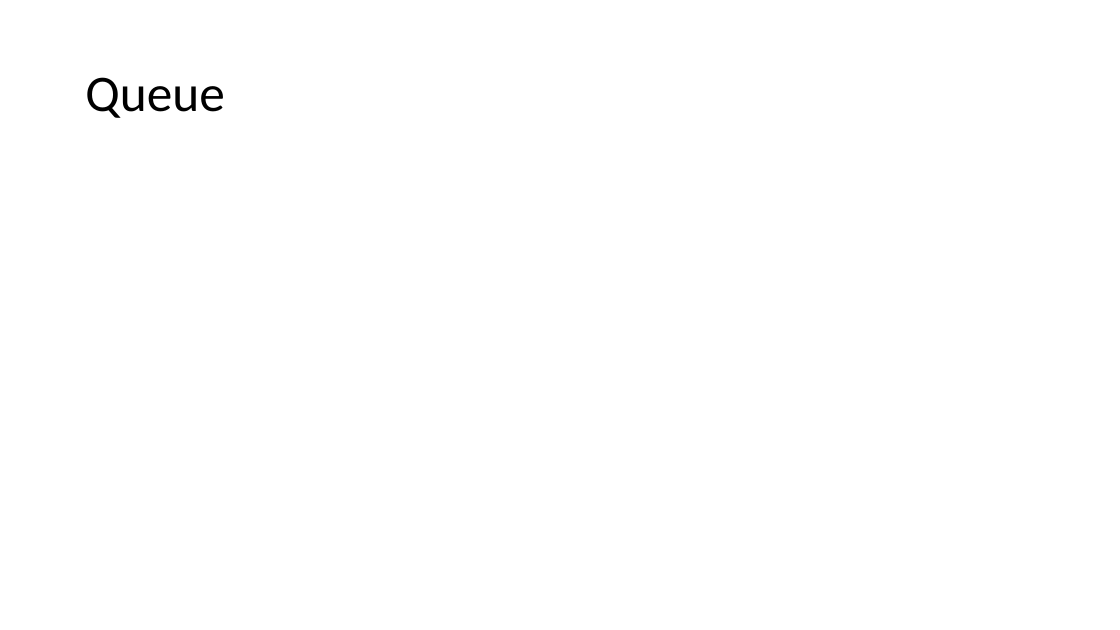
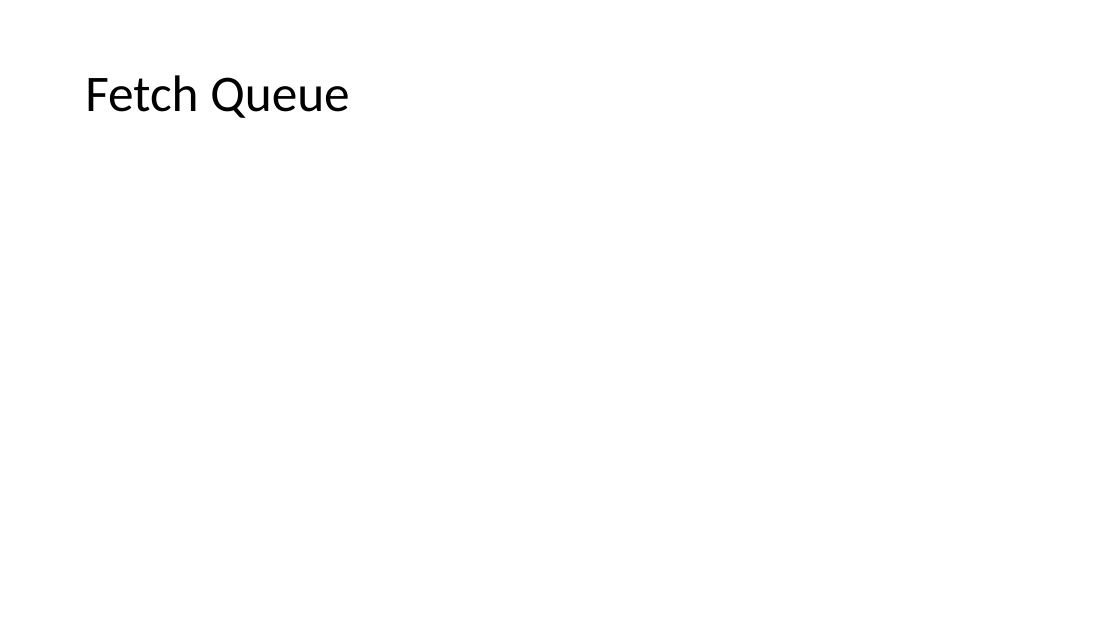
Before and after one commit to arunrajora/AJAX-Demo, a slide deck: slide 6 of AJAX Advanced.pptx. Drawn at 1120x630 pixels with LibreOffice and Linux fonts; fonts in the diff are those of the drawing. Boxes give left, top, right and bottom in pixels: in the first picture for what was removed or moved away, otherwise in the second. Text is boxed around its words. In the diff, an @@ line names an element or a change of style, - is before the commit and + after.

```diff
--- a/AJAX Advanced.pptx
+++ b/AJAX Advanced.pptx
@@ title at [85, 75, 349, 118]: text changed @@
-Queue
+Fetch Queue
```
Also in this commit, not shown: 4 other slides changed, 20 other files.
